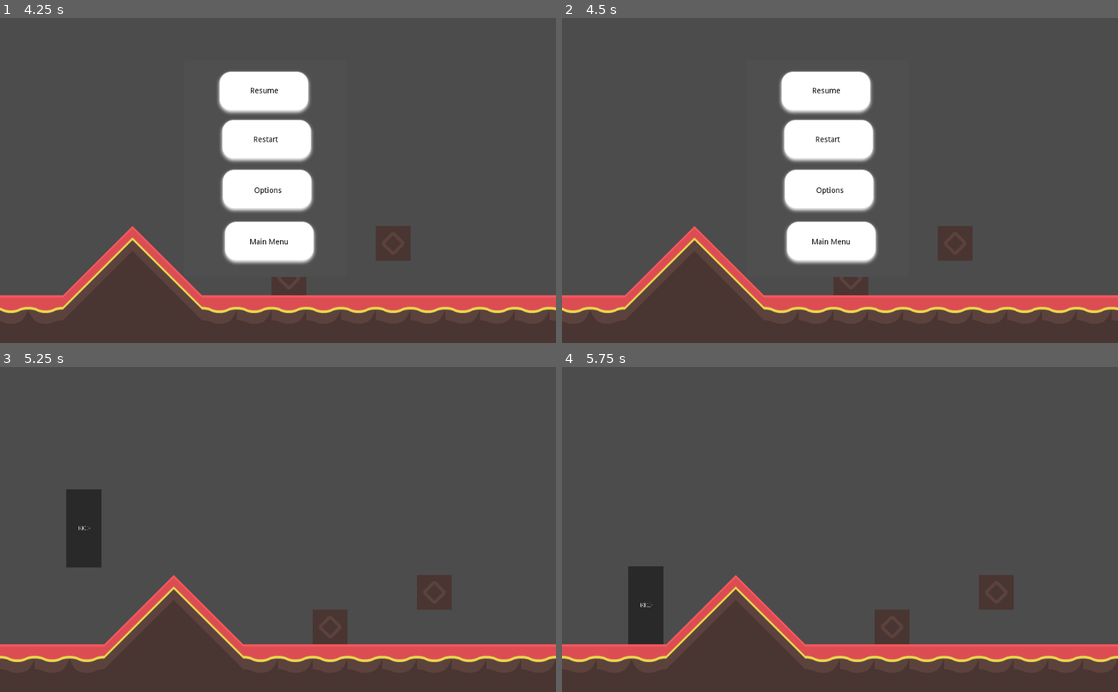
Above: before the commit, frames 1-4 (two rows, left to right).
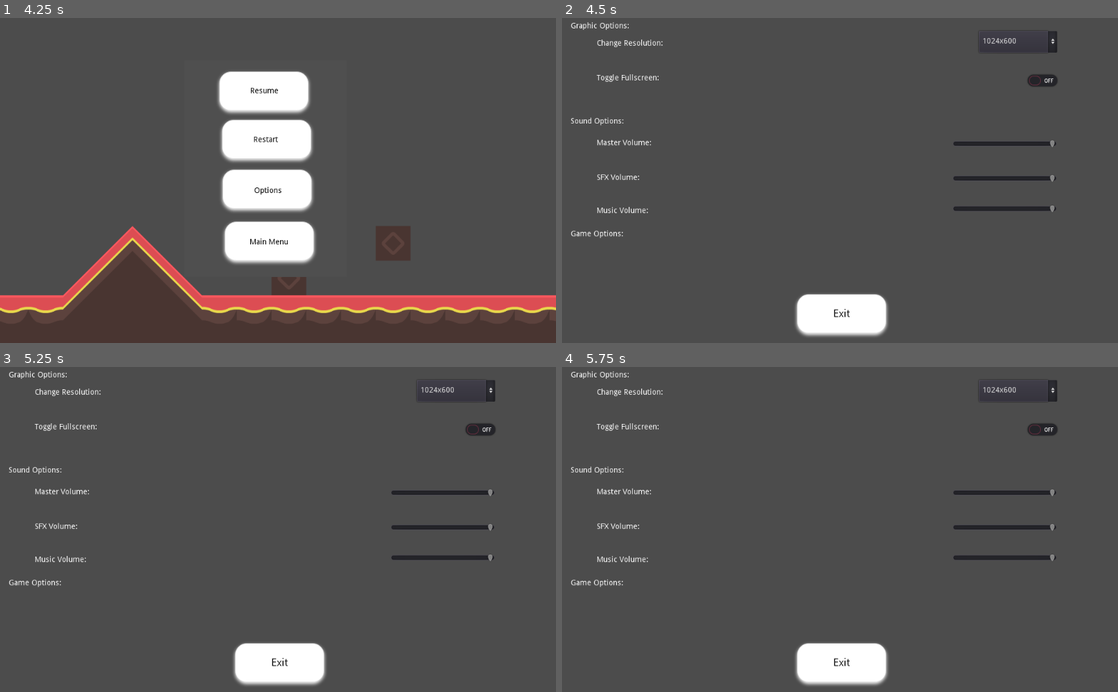
Above: after the commit, the same moments.

Repository: INF19IT2/2d-Jump-n-Run-SE
Game: Godot game, scene res://Scenes/First_Level/First_Level.tscn
The game is run twice, just before and just after one commit, with the same random seed, the same clock (stepped at 60 frames per second) and the same inputs. This scene is started directly instead of the project's main scene.
Inputs (mouse positions are in pixels of both pictures, inside the frame that each line leads up to):
- Up to frame 1 (4.25 s): hold D (move_right) 0.53-2.03 s; tap W (move_up) at 0.77, 1.52, 3.02, 3.77 s; hold A (move_left) 2.03-2.78 s; hold D (move_right) from 2.78 s (still down); tap Escape (pause_button) at 4.15 s
- Up to frame 2 (4.5 s): release D (move_right) at 4.25 s; click "Options" at 4.25 s
- Up to frame 3 (5.25 s): click (266, 490) at 5 s, where only the run before the commit has a clickable "Restart"
- Up to frame 4 (5.75 s): no input

Frame 1 is identical in both runs. In frame 2, 26% of the frame differs, in the area x 0-100%, y 1-100%; in frame 3, 19%; in frame 4, 19%.

Commit message:
Updated PauseMenu.gd
Added the Option secen to the pause menu

Diff:
--- a/2d-Jump-n-Run-SE/Scripts/PauseMenu/PauseMenu.gd
+++ b/2d-Jump-n-Run-SE/Scripts/PauseMenu/PauseMenu.gd
@@ -12,7 +12,8 @@
 
 func _on_OptionsButton_pressed():
 	# Options
-	pass
+	get_tree().change_scene("res://Scenes/Options/OptionsMenu.tscn")
+	get_tree().paused = false
 
 func _on_MainMenuButton_pressed():
 	# Main Menu
